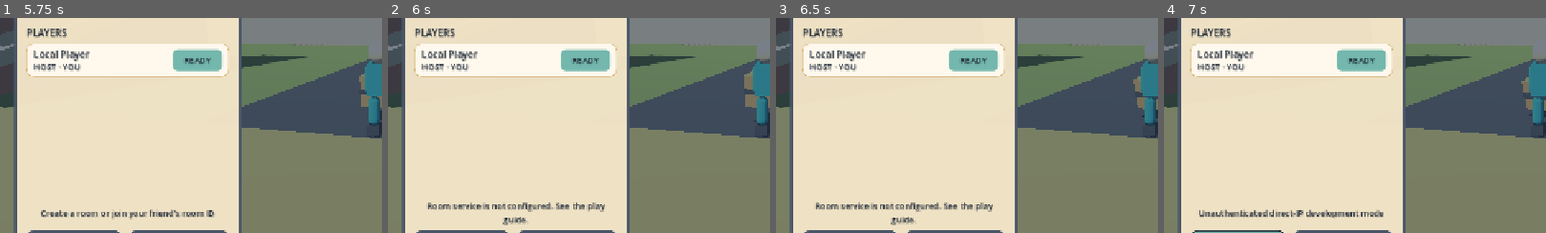
Above: before the commit, frames 1-4 (left to right).
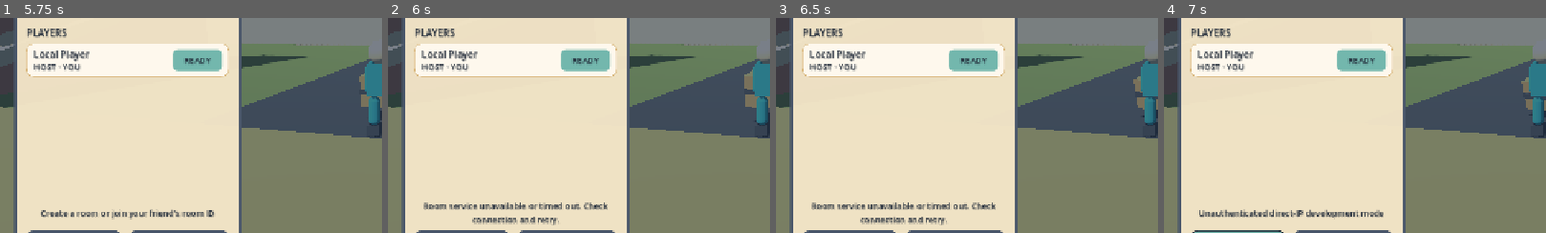
Above: after the commit, the same moments.

Repository: phucle297/idunno
Game: Godot game, scene res://scenes/main.tscn
Two runs of this game, one before a commit and one after it. Both use one fixed random seed, a clock stepped at 60 frames per second and the inputs below. Sound files missing from this copy of the repository are replaced by a short silence.
Inputs (mouse positions are % of the whole screen's width and height, from its top left):
- Up to frame 1 (5.75 s): tap Enter (ui_accept) at 0.5 s; move the mouse to (55, 50) at 0.52 s; hold C (crouch) 0.53-1.28 s; hold W (move_forward) 0.53-5 s; click (55, 50) at 0.67 s; tap Space (jump) at 0.77, 1.52, 3.02, 3.77, 4.52 s; move the mouse to (45, 50) at 1.27 s; tap F (grab) at 1.35 s; move the mouse to (52, 48) at 2.02 s; hold E (spectate_next) 2.03-2.78 s; move the mouse to (49, 52) at 2.77 s; tap Q (spectate_previous) at 2.85 s; click (49, 52) at 2.92 s; move the mouse to (57, 51) at 3.52 s; hold Shift (sprint) 3.53-4.28 s; move the mouse to (42, 49) at 4.27 s; tap L (toggle_lobby) at 4.35 s; click (23, 24) at 5.02 s; type "12" at 5.1 s
- Up to frame 2 (6 s): click "CREATE ROOM" at 5.75 s
- Up to frame 3 (6.5 s): no input
- Up to frame 4 (7 s): click "DIRECT IP (DEV)" at 6.5 s
The pictures show only the part of the screen within x 0-50%, y 39-89%; the shares and areas given below are measured in that part.

Frame 1 is identical in both runs. In frame 2, 1.6% of the frame differs, in the area x 9-58%, y 85-97%; in frame 3, 1.6%; in frame 4, nothing differs.

Commit message:
feat(network): configure public room service by default
Amp-Thread-ID: https://ampcode.com/threads/T-01a11a08-7da5-7002-8b95-c0e17ce6e700
Co-authored-by: Amp <amp@ampcode.com>

Diff:
--- a/progress.json
+++ b/progress.json
@@ -450,5 +450,5 @@
     "Milestones 2.3/2.5 require human participants and separate Windows PCs; availability is not established."
   ],
   "changed_files": ["progress.json", "docs/implementation-checklist.md", "docs/decisions.md", "README.md", "export_pres …(1738 unchanged characters)…
-  "next_action": "Use delivered DisasterParty-Windows-Internet-6fb1e8d.zip and Play-Internet.cmd on separate Windows PCs/networks for release acceptance: props/all hazards/server-loss retry, five rematches/owner transfer, settings restart and physical listening. Preserve server revision; Task2.2.7 remains open until release/human evidence is recorded."
+  "next_action": "Build/deliver Windows package matching the shipped-endpoint commit and await the main pipeline server deployment; then use direct EXE launch for separate-network release acceptance. Default and explicit loopback override UI suites pass64 assertions each, with known shutdown-only resource diagnostics. Historical6fb1e8d ZIP cannot join the updated server; Task2.2.7 remains open."
 }
--- a/project.godot
+++ b/project.godot
@@ -108,6 +108,10 @@
 3d_physics/layer_2="Players"
 3d_physics/layer_3="Props"
 
+[network]
+
+room_service_url="https://server.permees.com"
+
 [rendering]
 
 renderer/rendering_method="gl_compatibility"
--- a/tests/test_room_ui.gd
+++ b/tests/test_room_ui.gd
@@ -20,6 +20,9 @@
 	main.name = "Main"
 	root.add_child(main)
 	await process_frame
+	_expect(ProjectSettings.get_setting("network/room_service_url", "") == "https://server.permees.com", "Build must configure the public room service without a launcher")
+	var override_url: String = main._argument_value("--room-service-url=")
+	_expect(main.room_client.service_url == ("https://server.permees.com" if override_url.is_empty() else override_url), "Explicit development endpoint must override the shipped default")
 	main.set_process(false)
 	main.set_physics_process(false)
 	main.disaster_director.cleanup()
Not shown, changed: GUIDE.md
Not shown, changed: docs/decisions.md
